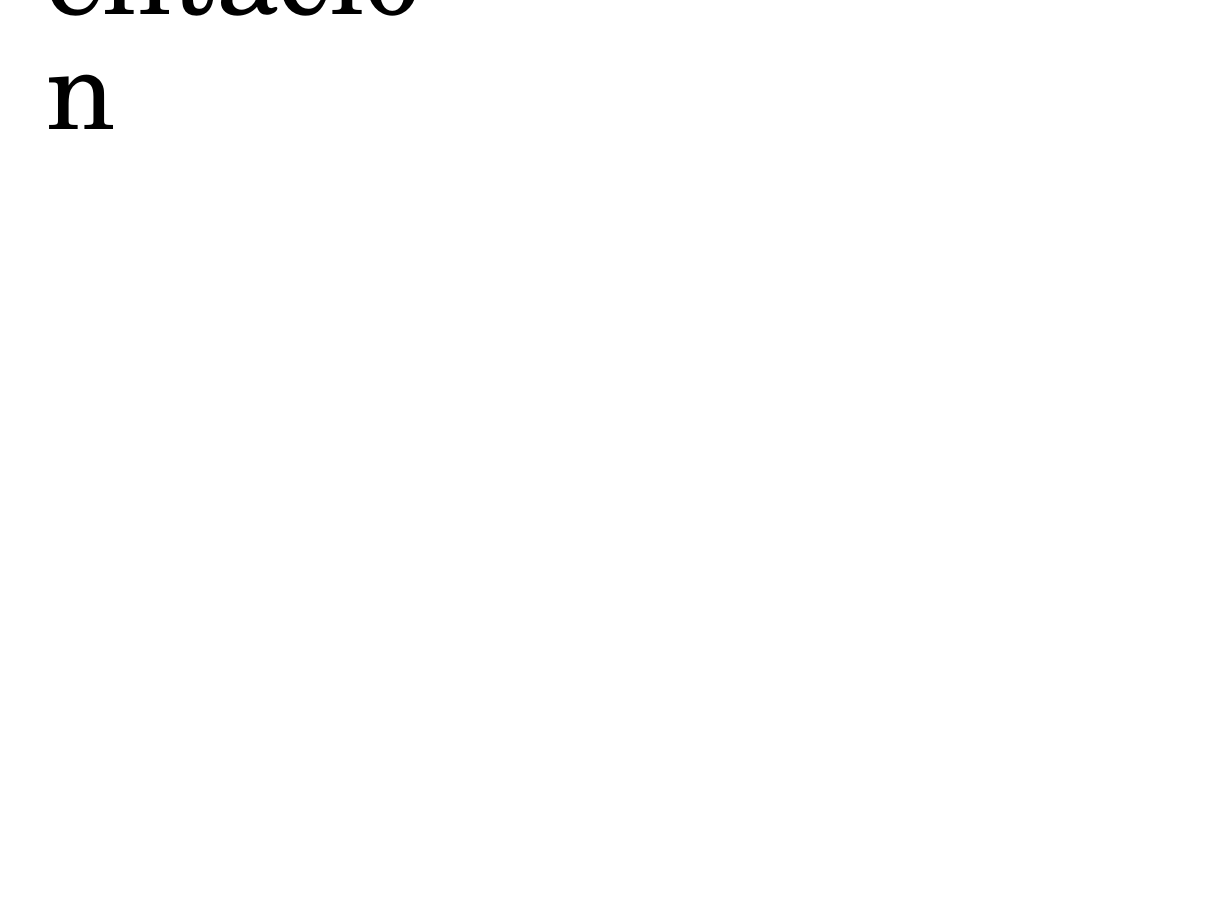
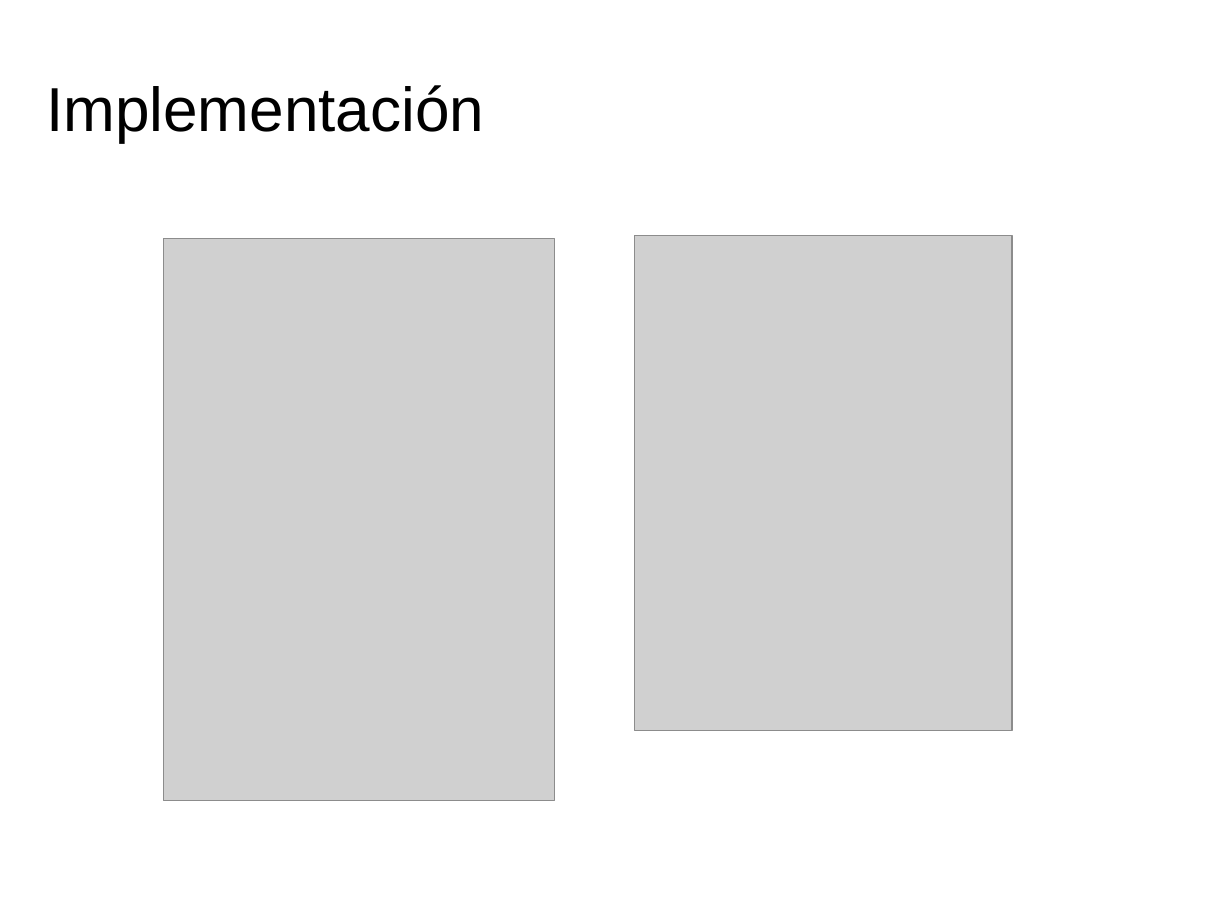
Before and after one commit to JulianMoreno2/tp2lp4, a slide deck: slide 3 of Presentacion/Presentacion MemoTest.pptx. Drawn at 1232x924 pixels with LibreOffice and Linux fonts; fonts in the diff are those of the drawing; grey boxes stand for pictures; background and template pictures are left out. Boxes give left, top, right and bottom in pixels: in the first picture for what was removed or moved away, otherwise in the second. Text is boxed around its words. In the diff, an @@ line names an element or a change of style, - is before the commit and + after.

```diff
--- a/Presentacion/Presentacion MemoTest.pptx
+++ b/Presentacion/Presentacion MemoTest.pptx
@@ text "Implementación": place and size @@
-text "Implementación" at bbox=[35, 57, 489, 158]
+text "Implementación" at bbox=[46, 85, 484, 142]
@@ text "Implementación" at bbox=[46, 85, 484, 142]: size 72.8 to 40 pt, font TeX Gyre Schola to Arial @@
@@ picture added at bbox=[163, 238, 555, 800] @@
@@ picture added at bbox=[635, 236, 1012, 731] @@
```
Also in this commit, not shown: 4 other slides changed, 1 slide removed, 3 other files.
